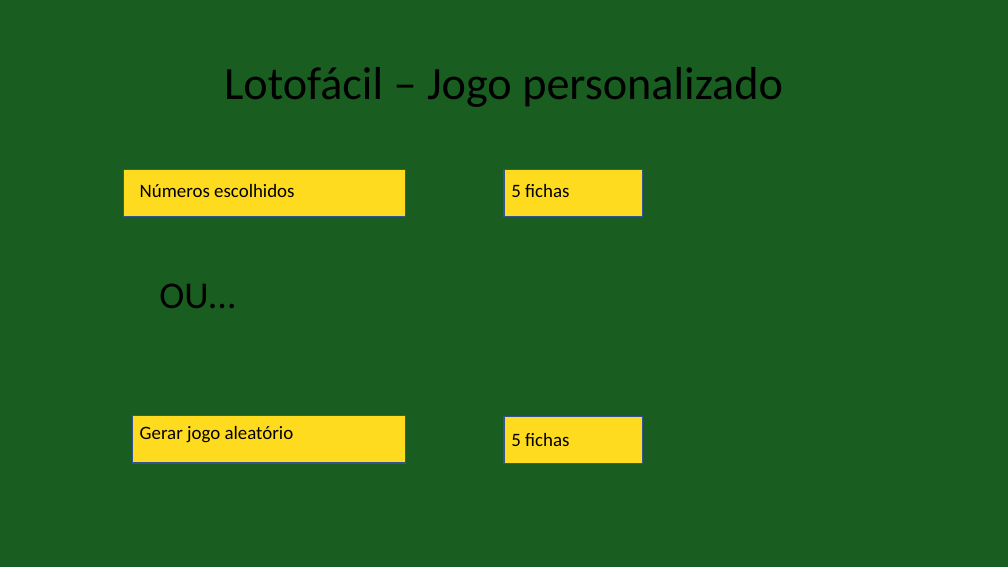
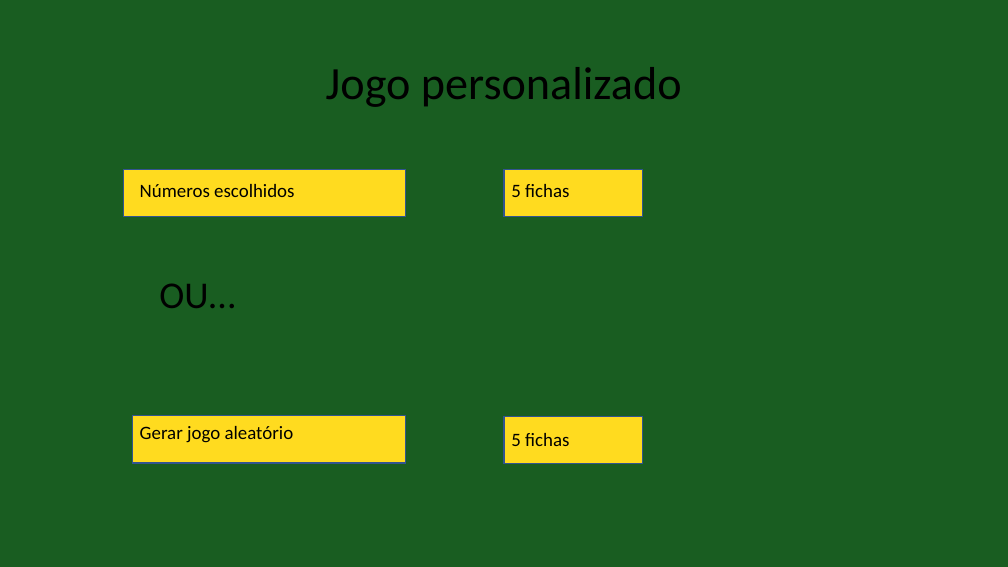
Before and after one commit to evertonsil/trilhadasorte, a slide deck: slide 6 of Trilha da sorte.pptx (slide 4 before the commit). Drawn at 1008x567 pixels with LibreOffice and Linux fonts; fonts in the diff are those of the drawing. Boxes give left, top, right and bottom in pixels: in the first picture for what was removed or moved away, otherwise in the second. Text is boxed around its words. In the diff, an @@ line names an element or a change of style, - is before the commit and + after.

```diff
--- a/Trilha da sorte.pptx
+++ b/Trilha da sorte.pptx
@@ title at [326,67,682,107]: text changed @@
-Lotofácil – Jogo personalizado
+Jogo personalizado
```
Also in this commit, not shown: 3 other slides changed, 4 slides added, 1 slide removed, 8 other files.
